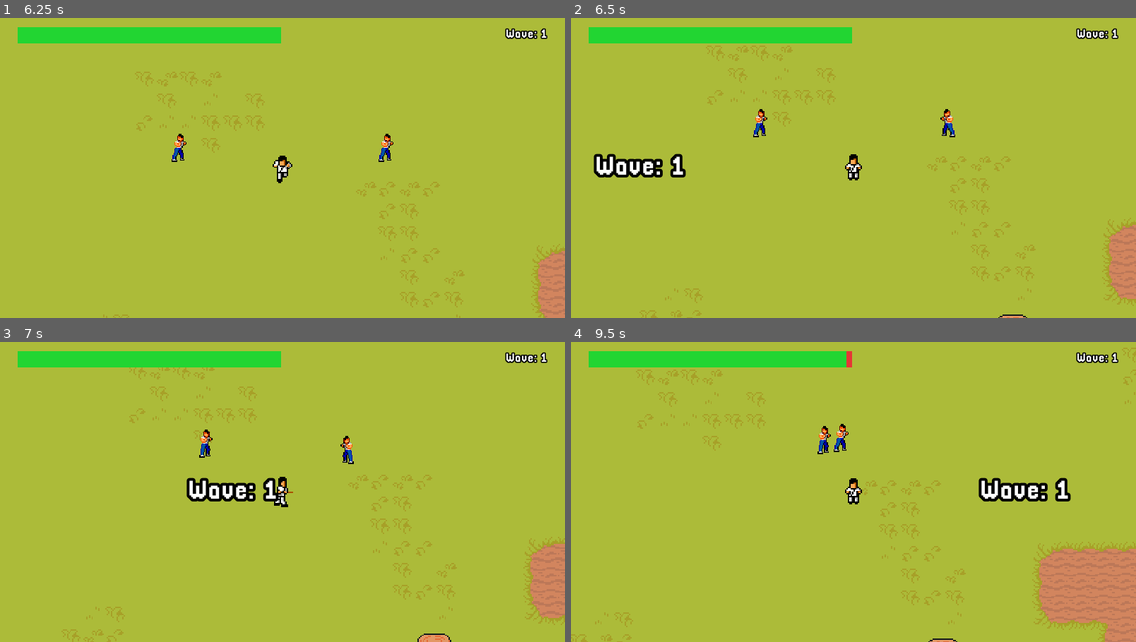
Above: before the commit, frames 1-4 (two rows, left to right).
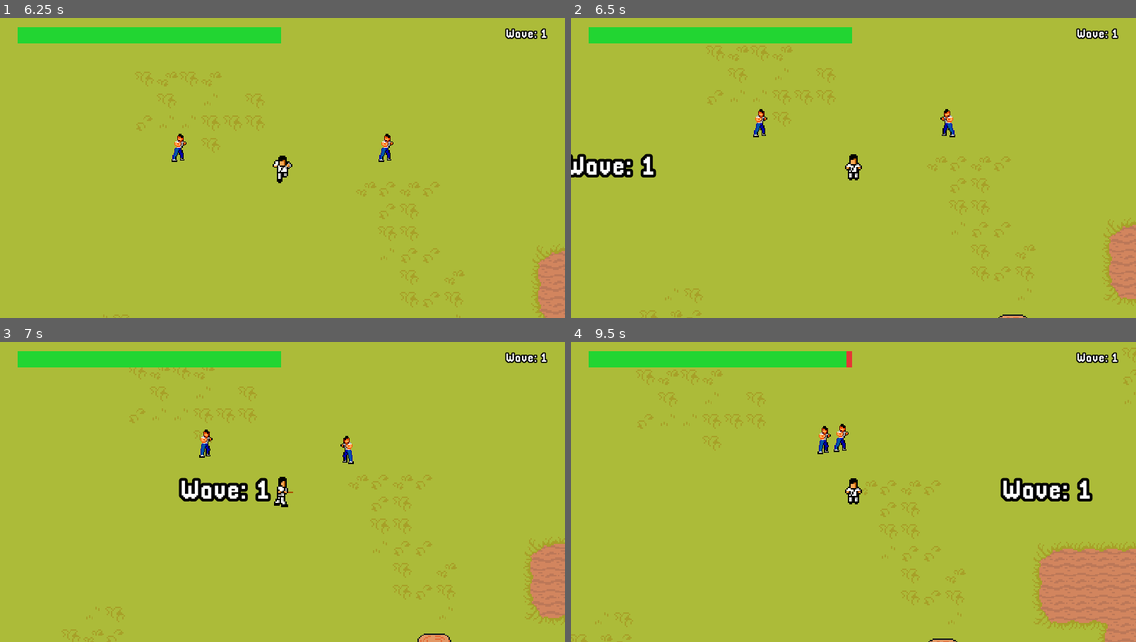
Above: after the commit, the same moments.

Repository: MysteryCoder456/KungFitGame
Game: Godot game, scene res://src/scenes/MainMenu.tscn
The game is run twice, just before and just after one commit, with the same random seed, the same clock (stepped at 60 frames per second) and the same inputs.
Inputs (mouse positions are in pixels of both pictures, inside the frame that each line leads up to):
- Up to frame 1 (6.25 s): click "Play" at 0.5 s; move the mouse to (406, 153) at 1.27 s; hold D (move_right) 1.28-2.03 s; hold P (kick_attack) 1.28-2.03 s; click (406, 153) at 1.42 s; move the mouse to (169, 183) at 2.02 s; hold S (move_down) 2.03-2.78 s; tap O (stick_attack) at 2.1, 3.6, 5.1 s; move the mouse to (339, 102) at 2.77 s; hold D (move_right) 2.78-3.53 s; hold P (kick_attack) 2.78-3.53 s; move the mouse to (254, 228) at 3.52 s; hold W (move_up) 3.53-4.28 s; click (254, 228) at 3.67 s; move the mouse to (452, 213) at 4.27 s; hold P (kick_attack) 4.28-5.03 s; hold A (move_left) 4.28-5.78 s; move the mouse to (113, 123) at 5.02 s; move the mouse to (310, 168) at 5.77 s; hold S (move_down) from 5.78 s (still down); hold P (kick_attack) from 5.78 s (still down); click (310, 168) at 5.92 s
- Up to frame 2 (6.5 s): keep holding S (move_down); keep holding P (kick_attack)
- Up to frame 3 (7 s): move the mouse to (197, 417) at 6.52 s; release S (move_down) at 6.53 s; release P (kick_attack) at 6.53 s; hold D (move_right) from 6.53 s (still down); tap O (stick_attack) at 6.6 s
- Up to frame 4 (9.5 s): move the mouse to (977, 477) at 7.27 s; release D (move_right) at 7.28 s; hold W (move_up) 7.28-8.03 s; hold P (kick_attack) 7.28-8.03 s; move the mouse to (740, 507) at 8.02 s; hold D (move_right) 8.03-8.78 s; tap O (stick_attack) at 8.1 s; click (740, 507) at 8.17 s; move the mouse to (910, 426) at 8.77 s; hold S (move_down) from 8.78 s (still down); hold P (kick_attack) from 8.78 s (still down)

Frame 1 is identical in both runs. In frame 2, 1.1% of the frame differs, in the area x 0-21%, y 45-54%; in frame 3, 0.9%; in frame 4, 1.1%.

Commit message:
increased wave animation distance

Diff:
--- a/FitnessGame/src/animations/NewWaveAnimation.tres
+++ b/FitnessGame/src/animations/NewWaveAnimation.tres
@@ -22,7 +22,7 @@
 tracks/1/imported = false
 tracks/1/enabled = true
 tracks/1/keys = {
-"points": PoolRealArray( -300, -0.25, 0, 0.25, 0, 415, -1, -0.5, 0.5, -0.5, 415, -0.25, 0, 1, 0, 1200, -0.25, 0, 0.25, 0 ),
+"points": PoolRealArray( -400, -0.25, 0, 0.25, 0, 415, -1, -0.5, 0.5, -0.5, 415, -0.25, 0, 1, 0, 1300, -0.25, 0, 0.25, 0 ),
 "times": PoolRealArray( 0, 1.5, 2.5, 4 )
 }
 tracks/2/type = "bezier"
--- a/FitnessGame/src/scenes/HUD.tscn
+++ b/FitnessGame/src/scenes/HUD.tscn
@@ -34,7 +34,7 @@
 tracks/1/imported = false
 tracks/1/enabled = true
 tracks/1/keys = {
-"points": PoolRealArray( -300, -0.25, 0, 0.25, 0 ),
+"points": PoolRealArray( -400, -0.25, 0, 0.25, 0 ),
 "times": PoolRealArray( 0 )
 }
 tracks/2/type = "bezier"
@@ -95,9 +95,9 @@
 anchor_top = 0.5
 anchor_right = 0.5
 anchor_bottom = 0.5
-margin_left = -812.0
+margin_left = -912.0
 margin_top = -24.0
-margin_right = -617.0
+margin_right = -717.0
 margin_bottom = 24.0
 grow_horizontal = 2
 grow_vertical = 2
